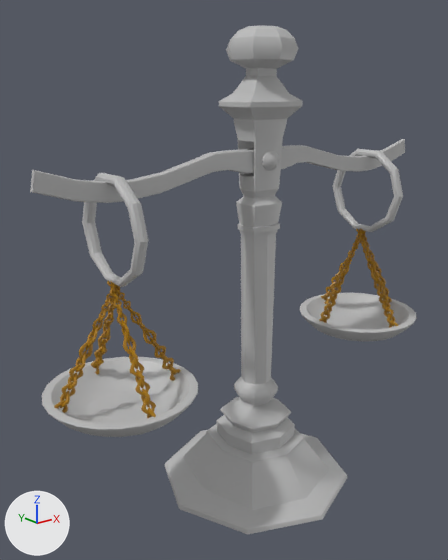
One commit to the FBX model Assets/02_Art/2_Models/Decoration/Balanza.fbx: the scene before it, then after it.
One viewpoint serves both versions: a 50 mm camera at (-5.57, 0.59, 5.7) aimed at (-0.39, 7.07, 3.11). The axes (+X, +Y, +Z) are drawn at lower left. The lights are the same throughout. Where no turn or scale is listed for an object, it has been applied to the vertices.

In view in the first picture: 'Balanza1', 'Base_de_Balanz'.
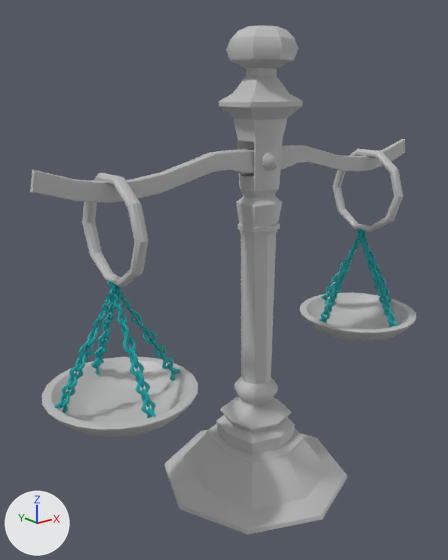
Changed parts and their boxes [x1, y1, x2, y2] in the pictures (448 x 560 px):
'Balanza1', recoloured: [51, 226, 401, 421] in both

Edits to the bpy script that builds the scene:
```text
Change mat_m_cadenas:
    mat_m_cadenas.base_color: (0.384, 0.183, 0.0) -> (0.0, 0.369, 0.384)  # yellow #a77700 -> cyan #00a4a7
```
